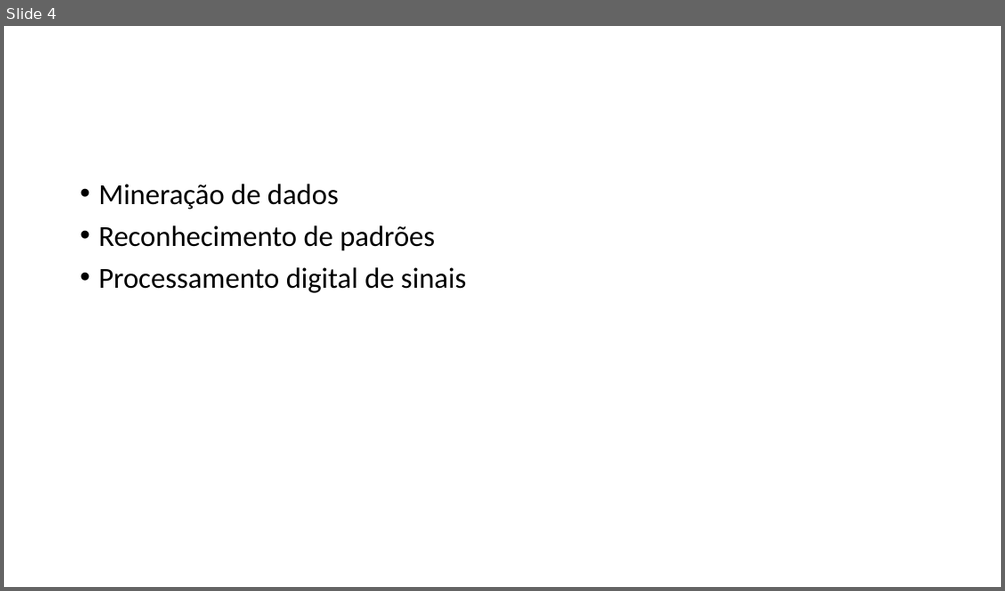
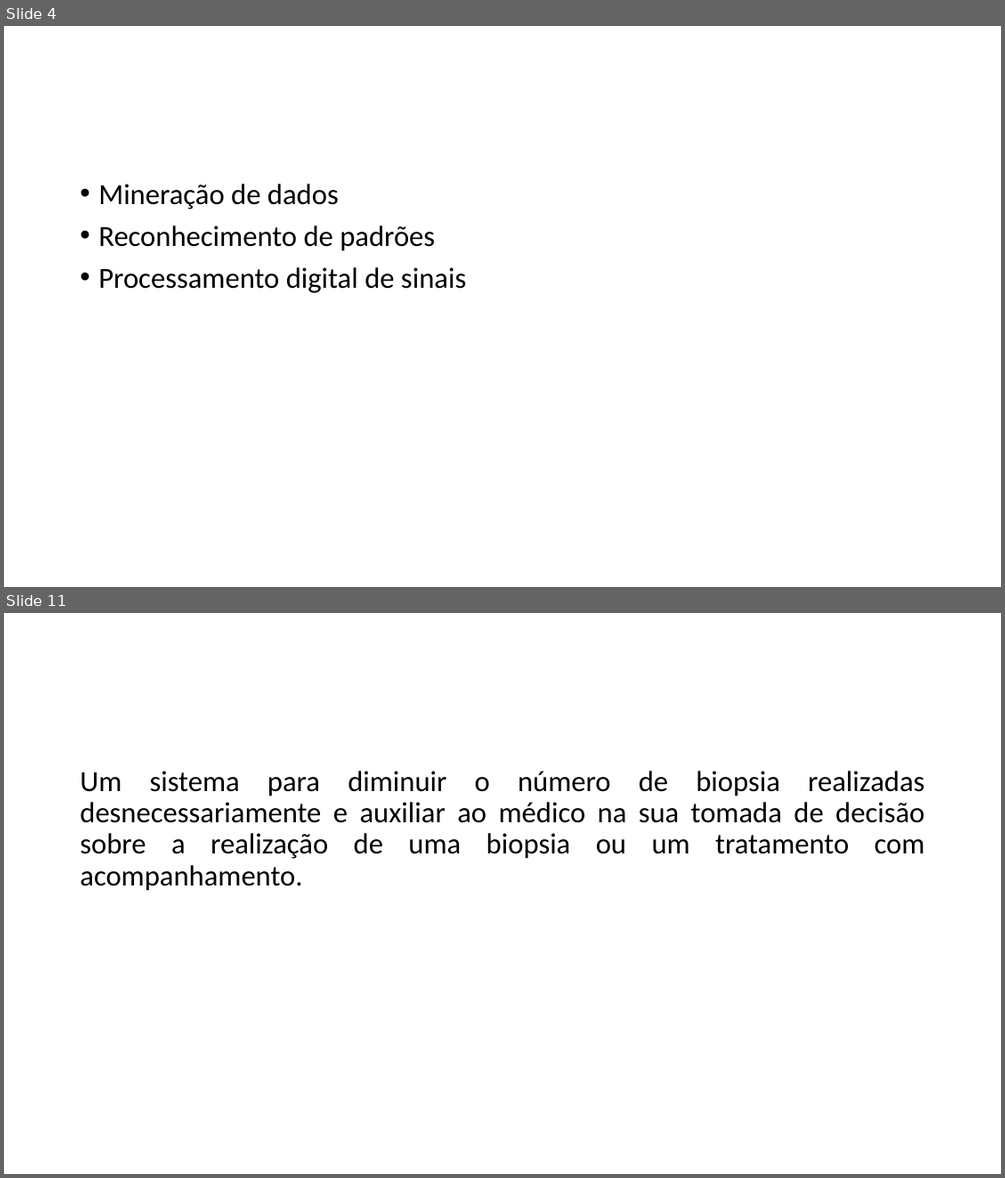
Before and after one commit to evertonlima07/redesNeurais, a slide deck: Documentos/Apresentação - Redes Neurais.pptx. Shown one above the other, each under a label of ours: slide 4 before the commit, slides 4 and 11 after it; the slides between them are not shown. The pictures are 1005x591 and 1005x1178 pixels, drawn with LibreOffice and Linux fonts; fonts in the diff are those of the drawing. Boxes give left, top, right and bottom in pixels: in the first picture for what was removed or moved away, otherwise in the second. Text is boxed around its words. In the diff, an @@ line names an element or a change of style, - is before the commit and + after.

```diff
--- a/Documentos/Apresentação - Redes Neurais.pptx
+++ b/Documentos/Apresentação - Redes Neurais.pptx
@@ slide 11 added at [4, 613, 1001, 1174], background #FFFFFF @@
@@ text added at [80, 771, 925, 891], 28 pt, text #000000 @@
+Um sistema para diminuir o número de biopsia realizadas desnecessariamente e auxiliar ao médico na sua tomada de decisão sobre a realização de uma biopsia ou um tratamento com acompanhamento.
```
Also in this commit, not shown: 8 other slides added.
